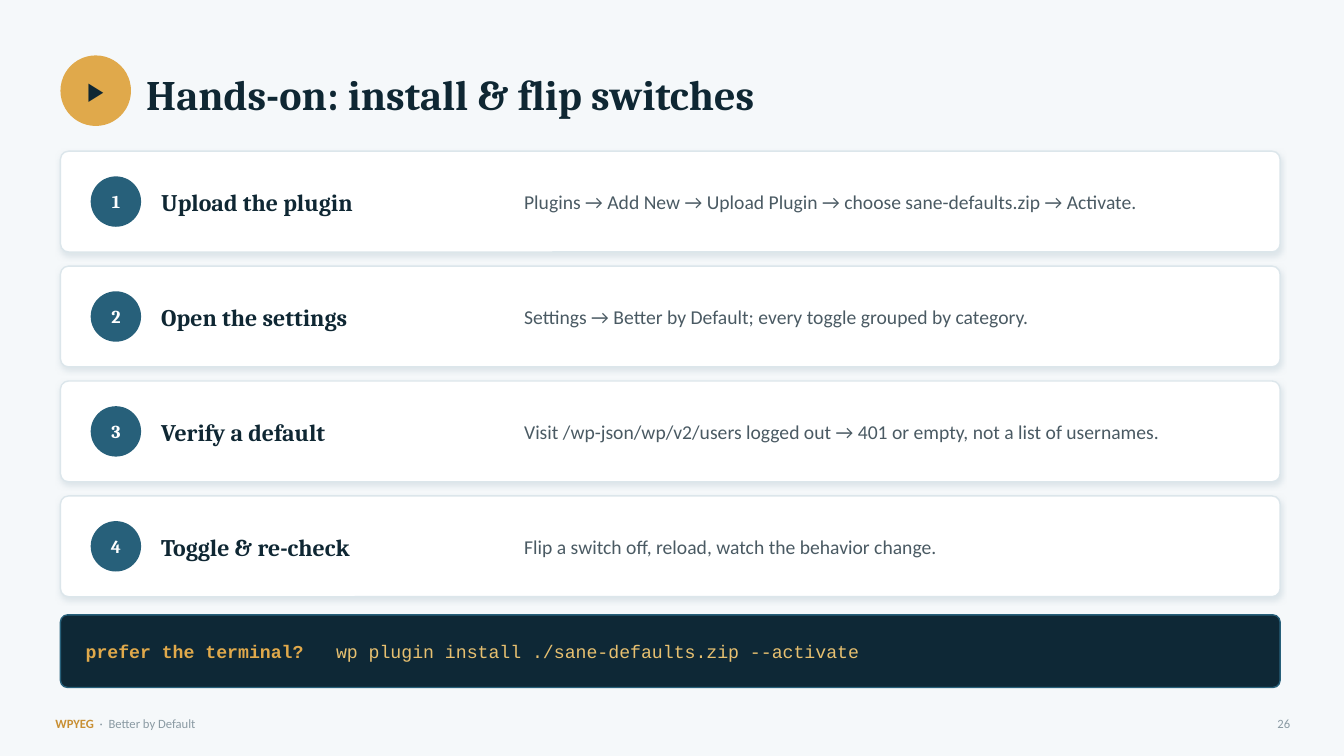
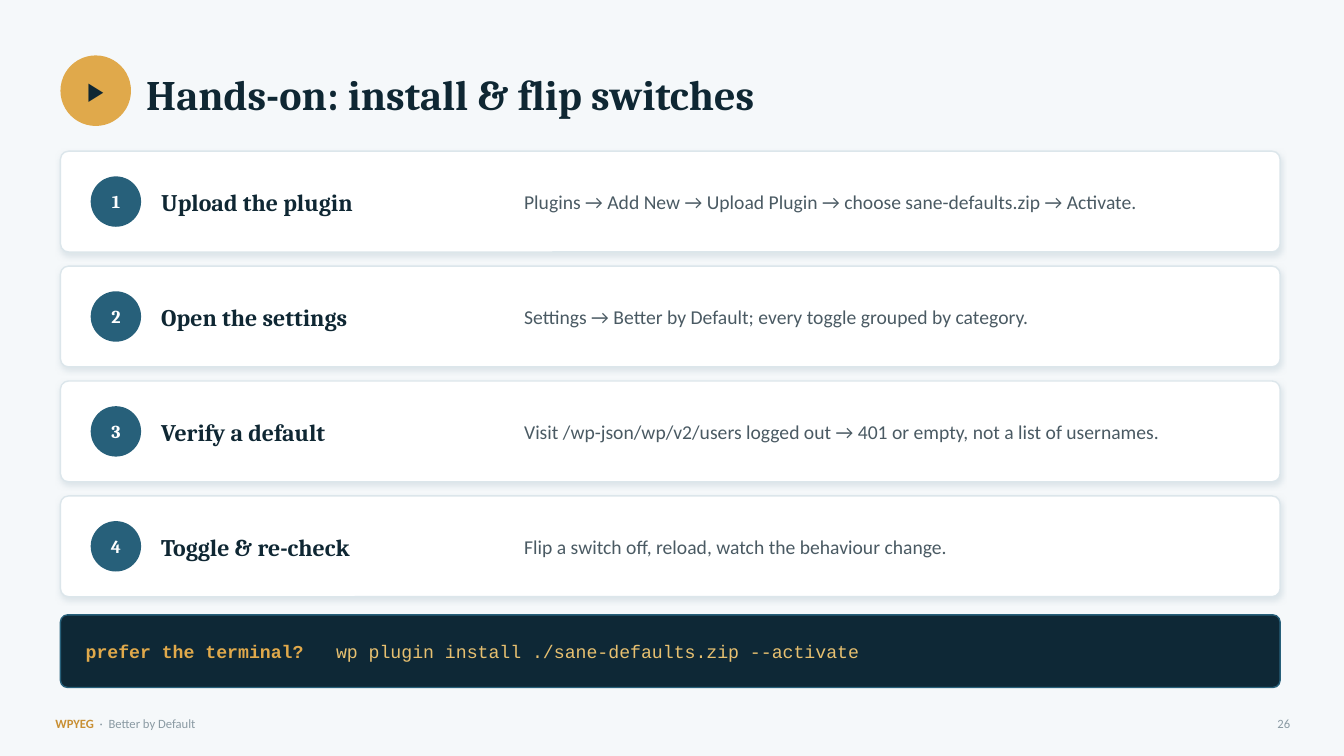
Before and after one commit to WPYEG/Better-by-Default, a slide deck: slide 26 of workshop/Better-by-Default.pptx. Drawn at 1344x756 pixels with LibreOffice and Linux fonts; fonts in the diff are those of the drawing. Boxes give left, top, right and bottom in pixels: in the first picture for what was removed or moved away, otherwise in the second. Text is boxed around its words. In the diff, an @@ line names an element or a change of style, - is before the commit and + after.

```diff
--- a/workshop/Better-by-Default.pptx
+++ b/workshop/Better-by-Default.pptx
@@ text at box(524, 540, 947, 558): text changed @@
-Flip a switch off, reload, watch the behavior change.
+Flip a switch off, reload, watch the behaviour change.
```
Also in this commit, not shown: 10 other slides changed, 7 other files.
